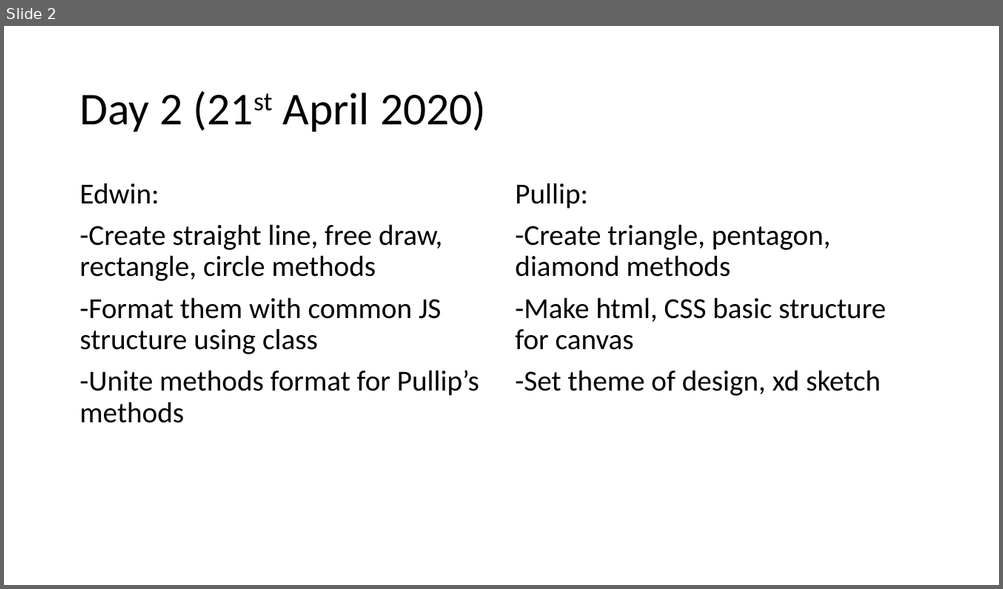
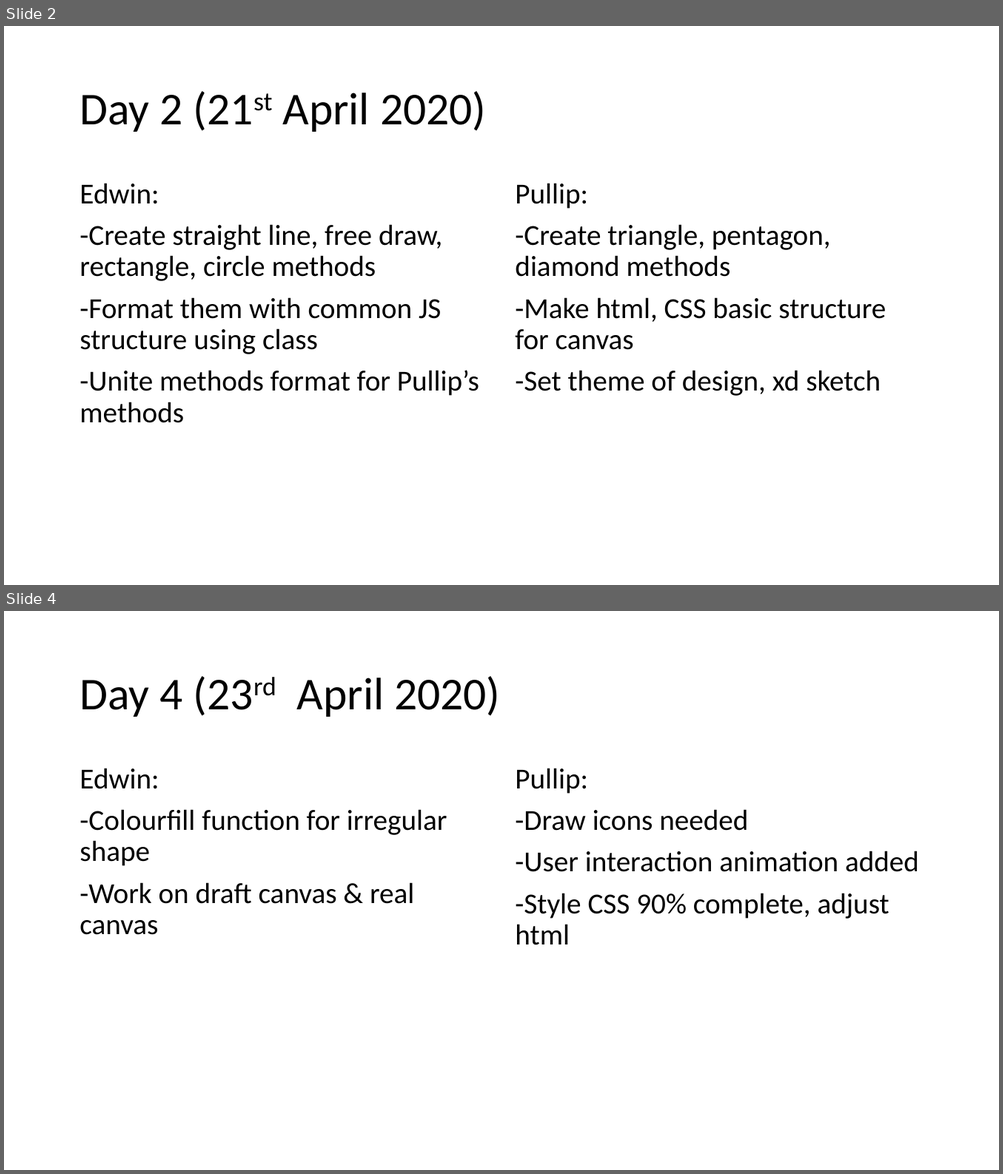
Before and after one commit to edwin9876/Groupproject_Canvas, a slide deck: DailyNotes.pptx. Shown one above the other, each under a label of ours: slide 2 before the commit, slides 2 and 4 after it; the slides between them are not shown. The pictures are 1003x589 and 1003x1174 pixels, drawn with LibreOffice and Linux fonts; fonts in the diff are those of the drawing. Boxes give left, top, right and bottom in pixels: in the first picture for what was removed or moved away, otherwise in the second. Text is boxed around its words. In the diff, an @@ line names an element or a change of style, - is before the commit and + after.

```diff
--- a/DailyNotes.pptx
+++ b/DailyNotes.pptx
@@ slide 4 added at (4,611,999,1170), background #FFFFFF @@
@@ title added at (79,676,500,717), 44 pt, text #000000 @@
+Day 4 (23rd April 2020)
@@ text added at (79,768,447,935), 28 pt, text #000000 @@
+Edwin:
+-Colourfill function for irregular shape
+-Work on draft canvas & real canvas
@@ text added at (515,768,919,945), 28 pt, text #000000 @@
+Pullip:
+-Draw icons needed
+-User interaction animation added
+-Style CSS 90% complete, adjust html
```
Also in this commit, not shown: 1 slide changed.
